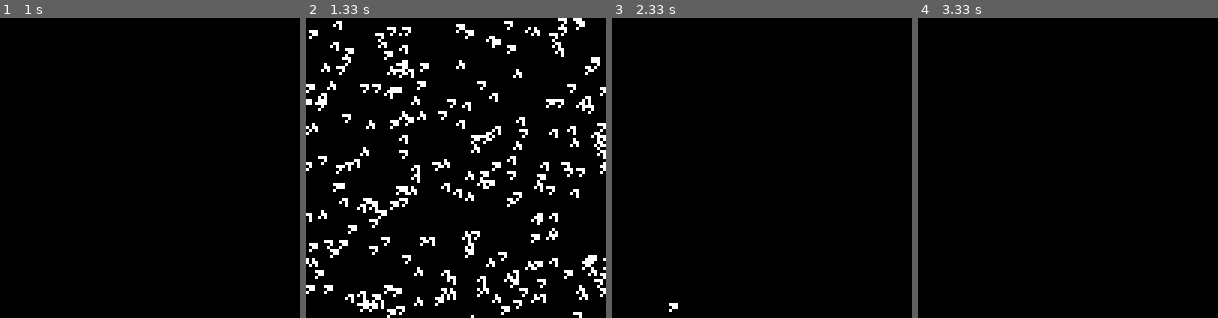
Above: before the commit, frames 1-4 (left to right).
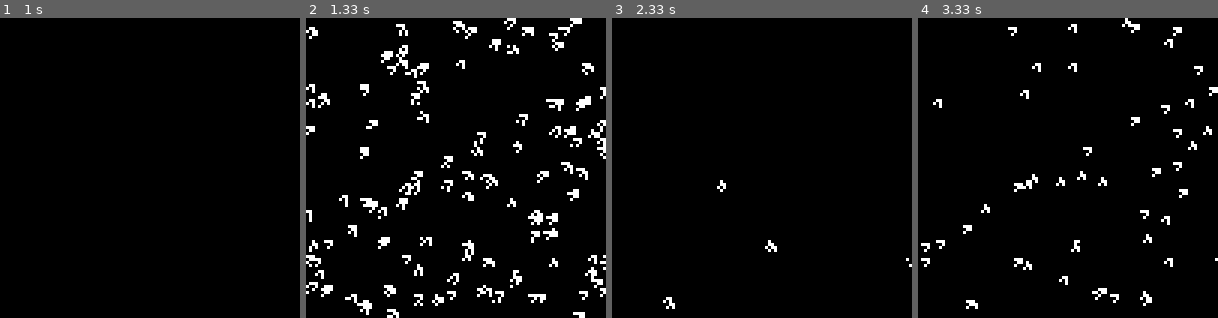
Above: after the commit, the same moments.

Repository: Olivverde/Lab04-GC
Game: pygame game, started from pygameLab.py
Same seed, same stepped clock (60 frames per second), same inputs: the game is played once before the commit and once after it.
Inputs:
- Up to frame 1 (1 s): no input
- Up to frame 2 (1.33 s): no input
- Up to frame 3 (2.33 s): no input
- Up to frame 4 (3.33 s): no input

Frame 1 is identical in both runs. In frame 2, 9.5% of the frame differs, in the area x 0-100%, y 0-100%; in frame 3, 0.2%; in frame 4, 2.5%.

Commit message:
Some bugs have been fixed

Diff:
--- a/pygameLab.py
+++ b/pygameLab.py
@@ -6,13 +6,15 @@
         _, _, self.height, self.width = screen.get_rect()
         self.screen = screen
         self.alive = []
+        self.dead_aux = []
+        self.alive_aux = []
         self.dead = []
         self.state = True
         self.limits = []
         self.frames = []
         self.flag = False
         self.bgColor = (0,0,0)
-        for i in range(225):
+        for i in range(115):
             self.alive.append(list((random.randint(0, self.width),random.randint(0, self.height))))
 
     def copy(self):
@@ -109,27 +111,39 @@
                 for cell in self.alive:
                     if (cell in self.limits):
                         localFlag += 1
-                        if (localFlag == 3):
-                            self.alive.append(i)
-                            self.dead.remove(i)
+                if (localFlag == 3):
+                    self.dead_aux.append(i)
+
+
+        if self.flag:
+
+            for cell in self.alive:
+                localFlag = 0
+                self.x = cell[0]
+                self.y = cell[1]
+                self.limitsDef(self.x, self.y)
+
+                for alive_cell in self.alive:
+                    if (alive_cell in self.limits) and (cell != alive_cell) and not(alive_cell in self.alive_aux):
+                        localFlag += 1
+
+                if (localFlag < 2) or (localFlag > 3):
+                    self.alive_aux.append(cell)
+                    print(localFlag, 'alive')
+                else:
+                    print(localFlag, 'alive HERE')
+
+            for aux_cell in self.alive_aux:
+                self.dead.append(aux_cell)
+                self.alive.remove(aux_cell)
+            self.alive_aux = []
+            self.limits = []
 
         for i in self.alive:
 
             localFlag = 0
             self.x = i[0]
             self.y = i[1]
-
-            if self.flag:
-                self.limitsDef(self.x, self.y)
-                for cell in self.alive:
-                    if (cell in self.limits) and (cell != i):
-                        localFlag += 1
-
-                if (localFlag < 2) or (localFlag > 3):
-                    self.dead.append(i)
-                    self.alive.remove(i)
-                    self.state = False
-
 
             self.spaceship(self.x, self.y)
 
@@ -148,10 +162,42 @@
                         newY = self.y + random.randint(-1, 1)
                 else:
                     break
-            self.state = True
+
+        """-----------------------------------------------------------"""
+        for dead_cell in self.dead_aux:
+            print(len(self.dead_aux))
+            self.alive.append(dead_cell)
+            self.dead.remove(dead_cell)
+        self.dead_aux = []
+        self.limits = []
+
+
+        for i in self.alive:
+
+            localFlag = 0
+            self.x = i[0]
+            self.y = i[1]
+
+            self.spaceship(self.x, self.y)
+
+            newX = self.x + random.randint(-1, 1)
+            newY = self.y + random.randint(-1, 1)
+
+            while True:
+                if self.state:
+                    if not ((newX > self.width) or (newX < 0) or (newY > self.height) or (newY < 0)):
+                        i[0] = newX
+                        i[1] = newY
+                        break
+
+                    else:
+                        newX = self.x + random.randint(-1, 1)
+                        newY = self.y + random.randint(-1, 1)
+                else:
+                    break
 
         self.flag = True
-        print(len(self.alive))
+        print(len(self.alive),len(self.dead))
 
 
 
